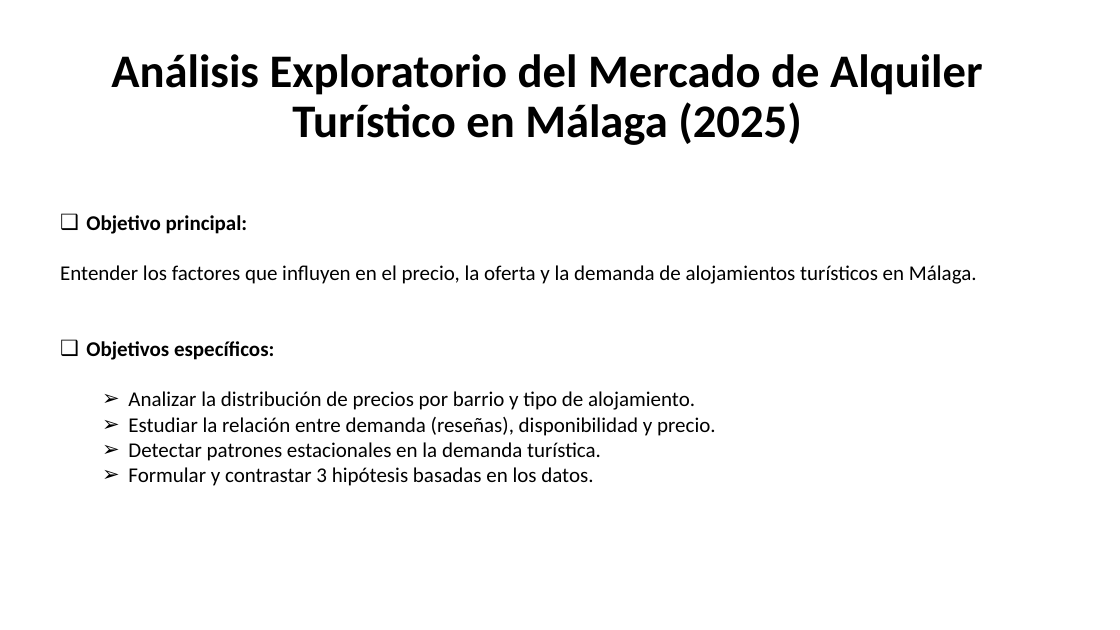
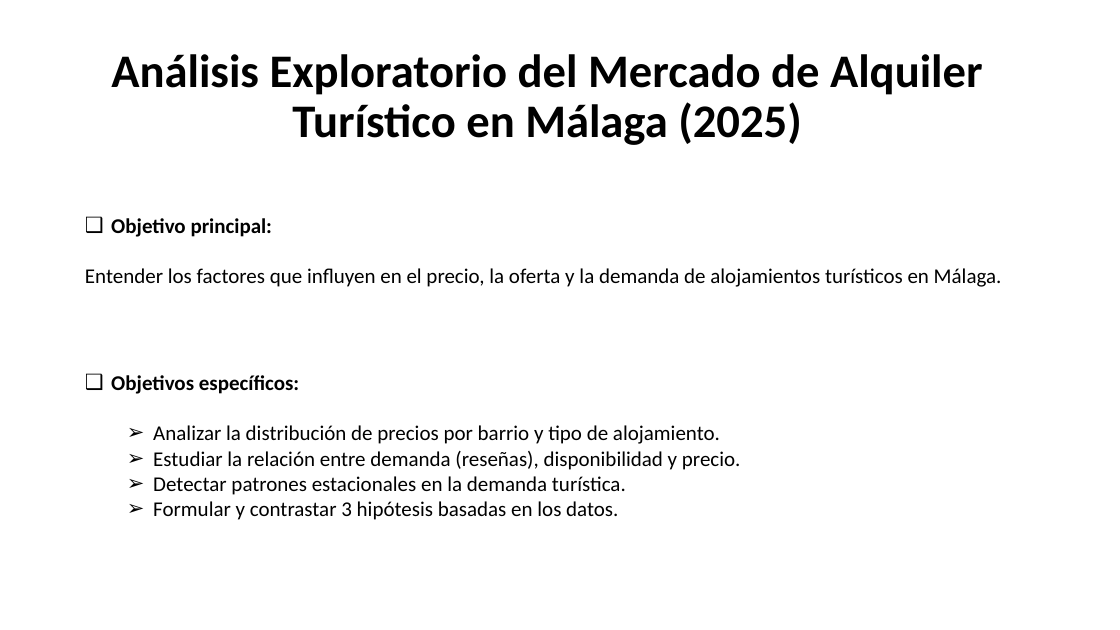
Before and after one commit to MHHsim/Proyect-Break-I, a slide deck: slide 1 of Pendiente/EDA - Alquileres Málaga - 2025.pptx. Drawn at 1120x630 pixels with LibreOffice and Linux fonts; fonts in the diff are those of the drawing. Boxes give left, top, right and bottom in pixels: in the first picture for what was removed or moved away, otherwise in the second. Text is boxed around its words. In the diff, an @@ line names an element or a change of style, - is before the commit and + after.

```diff
--- a/Pendiente/EDA - Alquileres Málaga - 2025.pptx
+++ b/Pendiente/EDA - Alquileres Málaga - 2025.pptx
@@ text at box(60, 215, 977, 284): paragraphs removed @@
-❑ Objetivo principal:
-Entender los factores que influyen en el precio, la oferta y la demanda de alojamientos turísticos en Málaga.
@@ text added at box(85, 218, 1002, 287), 18 pt, text #000000 @@
+❑ Objetivo principal:
+Entender los factores que influyen en el precio, la oferta y la demanda de alojamientos turísticos en Málaga.
@@ text "Objetivos específicos:": place and size @@
-text "Objetivos específicos:" at box(60, 215, 977, 486)
+text "Objetivos específicos:" at box(111, 375, 741, 520)
```
Also in this commit, not shown: 3 other slides changed, 1 slide added, 1 other file.
